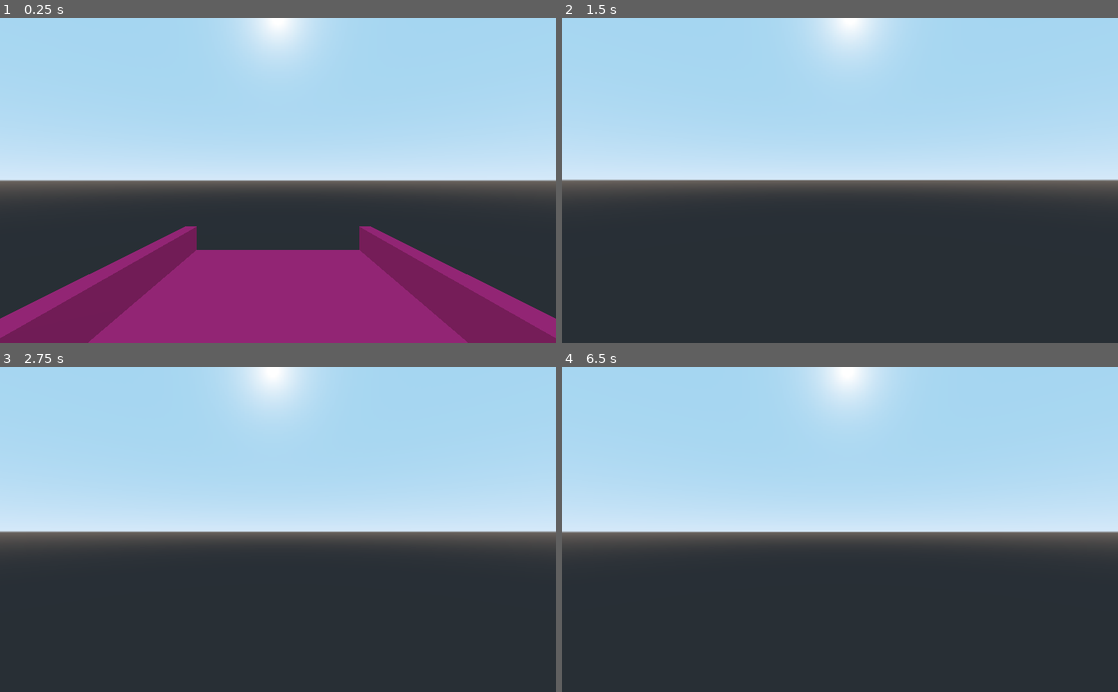
Above: before the commit, frames 1-4 (two rows, left to right).
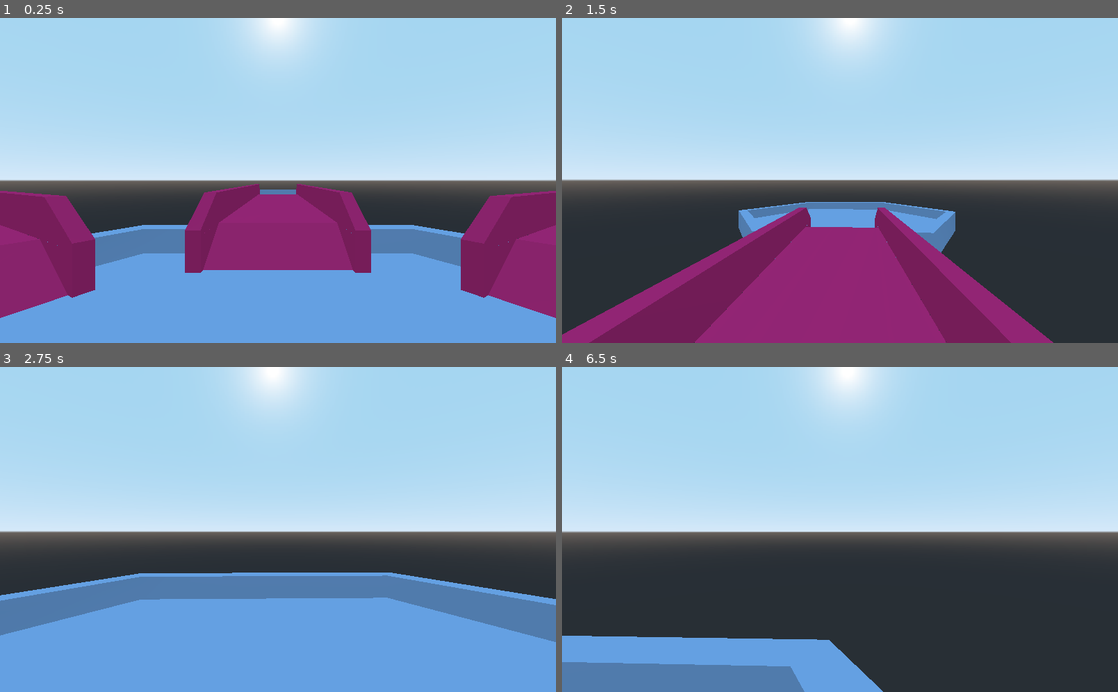
Above: after the commit, the same moments.

Repository: pizzasgood/EmptyRooms_LD45
Game: Godot game, scene res://Level1.tscn
Two runs of this game, one before a commit and one after it. Both use one fixed random seed, a clock stepped at 60 frames per second and the inputs below.
Inputs (mouse positions are in pixels of both pictures, inside the frame that each line leads up to):
- Up to frame 1 (0.25 s): no input
- Up to frame 2 (1.5 s): tap Enter at 0.5 s; move the mouse to (867, 180) at 0.52 s; hold W (movement_forward) from 0.53 s (still down); move the mouse to (812, 180) at 1.27 s
- Up to frame 3 (2.75 s): keep holding W (movement_forward); move the mouse to (289, 523) at 2.02 s
- Up to frame 4 (6.5 s): move the mouse to (834, 536) at 2.77 s; tap Space at 3.5, 5 s; move the mouse to (878, 532) at 3.52 s; tap Enter at 4.25, 5.75 s; move the mouse to (795, 526) at 4.27 s; move the mouse to (845, 529) at 5.02 s; move the mouse to (817, 523) at 5.77 s; release W (movement_forward) at 5.78 s; hold D (movement_right) from 5.78 s (still down)

The runs differ from the first frame. In frame 1, 40% of the frame differs, in the area x 0-100%, y 51-100%; in frame 2, 24%; in frame 3, 35%; in frame 4, 8.8%.

Commit message:
Add basic rooms

Diff:
--- /dev/null
+++ b/Corridor.tscn
@@ -0,0 +1,48 @@
+[gd_scene load_steps=2 format=2]
+
+[ext_resource path="res://corridor_material.tres" type="Material" id=1]
+
+[node name="Corridor" type="CSGCombiner"]
+use_collision = true
+
+[node name="CorridorBase" type="CSGBox" parent="."]
+transform = Transform( 1, 0, 0, 0, 1, 0, 0, 0, 1, 0, 0.5, 0 )
+width = 3.0
+height = 1.5
+depth = 12.5
+material = ExtResource( 1 )
+
+[node name="CorridorRampU1" type="CSGBox" parent="."]
+transform = Transform( 1, 0, 0, 0, 0.866025, -0.5, 0, 0.5, 0.866025, 0, 1.36239, 6.08584 )
+operation = 2
+width = 3.1
+height = 1.0
+material = ExtResource( 1 )
+
+[node name="CorridorRampU2" type="CSGBox" parent="."]
+transform = Transform( 1, 0, 0, 0, 0.866025, 0.5, 0, -0.5, 0.866025, 0, 1.362, -6.086 )
+operation = 2
+width = 3.1
+height = 1.0
+material = ExtResource( 1 )
+
+[node name="CorridorCutout" type="CSGBox" parent="."]
+transform = Transform( 1, 0, 0, 0, 1, 0, 0, 0, 1, 0, 1.6, 0 )
+operation = 2
+width = 2.5
+depth = 15.0
+material = ExtResource( 1 )
+
+[node name="CorridorRampB1" type="CSGBox" parent="."]
+transform = Transform( 1, 0, 0, 0, 0.866025, -0.5, 0, 0.5, 0.866025, 0, 0.6, 6.08584 )
+operation = 2
+width = 2.499
+height = 1.0
+material = ExtResource( 1 )
+
+[node name="CorridorRampB2" type="CSGBox" parent="."]
+transform = Transform( 1, 0, 0, 0, 0.866025, 0.5, 0, -0.5, 0.866025, 0, 0.6, -6.086 )
+operation = 2
+width = 2.499
+height = 1.0
+material = ExtResource( 1 )
--- a/Level1.tscn
+++ b/Level1.tscn
@@ -1,7 +1,8 @@
-[gd_scene load_steps=4 format=2]
+[gd_scene load_steps=5 format=2]
 
 [ext_resource path="res://Player.gd" type="Script" id=1]
-[ext_resource path="res://corridor_material.tres" type="Material" id=2]
+[ext_resource path="res://Room.tscn" type="PackedScene" id=2]
+[ext_resource path="res://Corridor.tscn" type="PackedScene" id=3]
 
 [sub_resource type="CapsuleShape" id=1]
 radius = 0.501448
@@ -22,18 +23,46 @@
 
 [node name="Camera" type="Camera" parent="Player/Head"]
 
-[node name="Corridor" type="StaticBody" parent="."]
+[node name="Hub" parent="." instance=ExtResource( 2 )]
 
-[node name="CorridorSubstrate" type="CSGBox" parent="Corridor"]
-use_collision = true
-width = 4.0
-height = 1.0
-depth = 10.0
-material = ExtResource( 2 )
+[node name="Room1" parent="." instance=ExtResource( 2 )]
+editor/display_folded = true
+transform = Transform( 1, 0, 0, 0, 1, 0, 0, 0, 1, 0, 0, 20 )
 
-[node name="CorridorCutout" type="CSGBox" parent="Corridor/CorridorSubstrate"]
-transform = Transform( 1, 0, 0, 0, 1, 0, 0, 0, 1, 0, 1, 0 )
-operation = 2
-width = 3.5
-depth = 11.0
-material = ExtResource( 2 )
+[node name="Corridor" parent="Room1" instance=ExtResource( 3 )]
+transform = Transform( 1, 0, 0, 0, 1, 0, 0, 0, 1, 0, 0, -10 )
+
+[node name="Room2" parent="." instance=ExtResource( 2 )]
+editor/display_folded = true
+transform = Transform( 0.5, 0, -0.866025, 0, 1, 0, 0.866025, 0, 0.5, -17.3205, 0, 10 )
+
+[node name="Corridor" parent="Room2" instance=ExtResource( 3 )]
+transform = Transform( 1, 0, 0, 0, 1, 0, 0, 0, 1, 0, 0, -10 )
+
+[node name="Room3" parent="." instance=ExtResource( 2 )]
+editor/display_folded = true
+transform = Transform( -0.5, 0, -0.866025, 0, 1, 0, 0.866025, 0, -0.5, -17.3205, 0, -10 )
+
+[node name="Corridor" parent="Room3" instance=ExtResource( 3 )]
+transform = Transform( 1, 0, 0, 0, 1, 0, 0, 0, 1, 0, 0, -10 )
+
+[node name="Room4" parent="." instance=ExtResource( 2 )]
+editor/display_folded = true
+transform = Transform( -1, 0, -8.74228e-08, 0, 1, 0, 8.74228e-08, 0, -1, 0, 0, -20 )
+
+[node name="Corridor" parent="Room4" instance=ExtResource( 3 )]
+transform = Transform( 1, 0, 0, 0, 1, 0, 0, 0, 1, 0, 0, -10 )
+
+[node name="Room5" parent="." instance=ExtResource( 2 )]
+editor/display_folded = true
+transform = Transform( -0.5, 0, 0.866025, 0, 1, 0, -0.866025, 0, -0.5, 17.3205, 0, -10 )
+
+[node name="Corridor" parent="Room5" instance=ExtResource( 3 )]
+transform = Transform( 1, 0, 0, 0, 1, 0, 0, 0, 1, 0, 0, -10 )
+
+[node name="Room6" parent="." instance=ExtResource( 2 )]
+editor/display_folded = true
+transform = Transform( 0.5, 0, 0.866025, 0, 1, 0, -0.866025, 0, 0.5, 17.3205, 0, 10 )
+
+[node name="Corridor" parent="Room6" instance=ExtResource( 3 )]
+transform = Transform( 1, 0, 0, 0, 1, 0, 0, 0, 1, 0, 0, -10 )
--- /dev/null
+++ b/Room.tscn
@@ -0,0 +1,19 @@
+[gd_scene load_steps=2 format=2]
+
+[ext_resource path="res://room_material.tres" type="Material" id=1]
+
+[node name="Room" type="CSGCombiner"]
+use_collision = true
+
+[node name="RoomBase" type="CSGCylinder" parent="."]
+radius = 6.0
+sides = 6
+material = ExtResource( 1 )
+
+[node name="RoomCutout" type="CSGCylinder" parent="."]
+transform = Transform( 1, 0, 0, 0, 1, 0, 0, 0, 1, 0, 1, 0 )
+operation = 2
+radius = 5.5
+height = 2.0
+sides = 6
+material = ExtResource( 1 )
--- /dev/null
+++ b/room_material.tres
@@ -0,0 +1,4 @@
+[gd_resource type="SpatialMaterial" format=2]
+
+[resource]
+albedo_color = Color( 0.607843, 0.764706, 0.968627, 1 )
